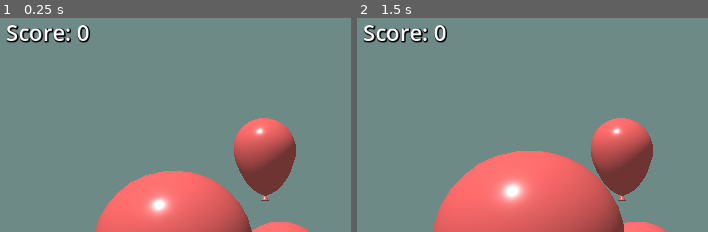
Above: before the commit, frames 1-2 (left to right).
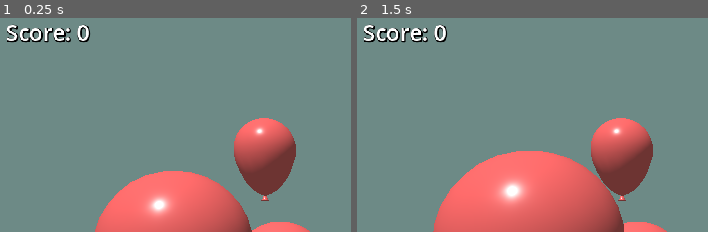
Above: after the commit, the same moments.

Repository: tarasoffM/godot_mini_projects
Game: Godot game, scene res://Balloon Popper/balloon_popper.tscn
Same seed, same stepped clock (60 frames per second), same inputs: the game is played once before the commit and once after it.
Inputs (mouse positions are % of the whole screen's width and height, from its top left):
- Up to frame 1 (0.25 s): no input
- Up to frame 2 (1.5 s): tap Enter at 0.5 s; move the mouse to (79, 42) at 0.52 s; click (79, 42) at 0.67 s; tap Space at 1.25 s; move the mouse to (31, 53) at 1.27 s; click (31, 53) at 1.42 s
The pictures show only the part of the screen within x 0-50%, y 0-50%; the shares and areas given below are measured in that part.

The runs differ from the first frame. In frame 1, 0.4% of the frame differs, in the area x 1-26%, y 3-12%; in frame 2, 0.4%.

Commit message:
completed physics game

Diff:
--- /dev/null
+++ b/Physics/Physics.tscn
@@ -0,0 +1,278 @@
+[gd_scene load_steps=5 format=3 uid="uid://ffobqgqw4ktw"]
+
+[ext_resource type="Texture2D" uid="uid://buirb18mqbjb7" path="res://Physics/PhysicsCharacter.png" id="1_8qjul"]
+[ext_resource type="Script" uid="uid://cmmeuaov6531h" path="res://Physics/physics_player.gd" id="1_ry666"]
+[ext_resource type="PackedScene" uid="uid://b8pka4jgqfe6r" path="res://Physics/crate.tscn" id="3_eghp1"]
+
+[sub_resource type="RectangleShape2D" id="RectangleShape2D_ry666"]
+size = Vector2(18, 18)
+
+[node name="Main" type="Node2D"]
+
+[node name="Player" type="RigidBody2D" parent="."]
+mass = 5.0
+gravity_scale = 0.0
+linear_damp = 1.0
+script = ExtResource("1_ry666")
+
+[node name="Sprite" type="Sprite2D" parent="Player"]
+texture = ExtResource("1_8qjul")
+
+[node name="CollisionShape2D" type="CollisionShape2D" parent="Player"]
+shape = SubResource("RectangleShape2D_ry666")
+
+[node name="Camera2D" type="Camera2D" parent="."]
+zoom = Vector2(2.5, 2.5)
+
+[node name="Crate" parent="." instance=ExtResource("3_eghp1")]
+position = Vector2(-28, 8)
+
+[node name="Crate2" parent="." instance=ExtResource("3_eghp1")]
+position = Vector2(-34, 30)
+
+[node name="Crate3" parent="." instance=ExtResource("3_eghp1")]
+position = Vector2(-103, 71)
+
+[node name="Crate4" parent="." instance=ExtResource("3_eghp1")]
+position = Vector2(-82, 44)
+
+[node name="Crate5" parent="." instance=ExtResource("3_eghp1")]
+position = Vector2(-107, 20)
+
+[node name="Crate6" parent="." instance=ExtResource("3_eghp1")]
+position = Vector2(-100, -18)
+
+[node name="Crate7" parent="." instance=ExtResource("3_eghp1")]
+position = Vector2(-71, -37)
+
+[node name="Crate8" parent="." instance=ExtResource("3_eghp1")]
+position = Vector2(-41, -48)
+
+[node name="Crate9" parent="." instance=ExtResource("3_eghp1")]
+position = Vector2(-45, -18)
+
+[node name="Crate10" parent="." instance=ExtResource("3_eghp1")]
+position = Vector2(-65, 10)
+
+[node name="Crate11" parent="." instance=ExtResource("3_eghp1")]
+position = Vector2(-135, -6)
+
+[node name="Crate12" parent="." instance=ExtResource("3_eghp1")]
+position = Vector2(-136, -67)
+
+[node name="Crate13" parent="." instance=ExtResource("3_eghp1")]
+position = Vector2(-107, -66)
+
+[node name="Crate14" parent="." instance=ExtResource("3_eghp1")]
+position = Vector2(-71, -79)
+
+[node name="Crate15" parent="." instance=ExtResource("3_eghp1")]
+position = Vector2(-35, -81)
+
+[node name="Crate16" parent="." instance=ExtResource("3_eghp1")]
+position = Vector2(-6, -78)
+
+[node name="Crate17" parent="." instance=ExtResource("3_eghp1")]
+position = Vector2(-1, -56)
+
+[node name="Crate18" parent="." instance=ExtResource("3_eghp1")]
+position = Vector2(1, -34)
+
+[node name="Crate19" parent="." instance=ExtResource("3_eghp1")]
+position = Vector2(30, -38)
+
+[node name="Crate20" parent="." instance=ExtResource("3_eghp1")]
+position = Vector2(22, -60)
+
+[node name="Crate21" parent="." instance=ExtResource("3_eghp1")]
+position = Vector2(30, -84)
+
+[node name="Crate22" parent="." instance=ExtResource("3_eghp1")]
+position = Vector2(55, -86)
+
+[node name="Crate23" parent="." instance=ExtResource("3_eghp1")]
+position = Vector2(53, -61)
+
+[node name="Crate24" parent="." instance=ExtResource("3_eghp1")]
+position = Vector2(60, -37)
+
+[node name="Crate25" parent="." instance=ExtResource("3_eghp1")]
+position = Vector2(35, -9)
+
+[node name="Crate26" parent="." instance=ExtResource("3_eghp1")]
+position = Vector2(41, 29)
+
+[node name="Crate27" parent="." instance=ExtResource("3_eghp1")]
+position = Vector2(68, 13)
+
+[node name="Crate28" parent="." instance=ExtResource("3_eghp1")]
+position = Vector2(81, -14)
+
+[node name="Crate29" parent="." instance=ExtResource("3_eghp1")]
+position = Vector2(89, -43)
+
+[node name="Crate30" parent="." instance=ExtResource("3_eghp1")]
+position = Vector2(87, -70)
+
+[node name="Crate31" parent="." instance=ExtResource("3_eghp1")]
+position = Vector2(84, -97)
+
+[node name="Crate32" parent="." instance=ExtResource("3_eghp1")]
+position = Vector2(112, -97)
+rotation = 0.825945
+
+[node name="Crate33" parent="." instance=ExtResource("3_eghp1")]
+position = Vector2(118, -69)
+rotation = 0.825945
+
+[node name="Crate34" parent="." instance=ExtResource("3_eghp1")]
+position = Vector2(120, -39)
+rotation = 0.825945
+
+[node name="Crate35" parent="." instance=ExtResource("3_eghp1")]
+position = Vector2(119, -8.00001)
+rotation = 0.825945
+
+[node name="Crate36" parent="." instance=ExtResource("3_eghp1")]
+position = Vector2(141, 21)
+rotation = 0.825945
+
+[node name="Crate37" parent="." instance=ExtResource("3_eghp1")]
+position = Vector2(105, 16)
+rotation = 0.825945
+
+[node name="Crate38" parent="." instance=ExtResource("3_eghp1")]
+position = Vector2(86, 35)
+rotation = 0.825945
+
+[node name="Crate39" parent="." instance=ExtResource("3_eghp1")]
+position = Vector2(48, 63)
+rotation = 0.825945
+
+[node name="Crate40" parent="." instance=ExtResource("3_eghp1")]
+position = Vector2(13, 31)
+rotation = 0.273147
+
+[node name="Crate41" parent="." instance=ExtResource("3_eghp1")]
+position = Vector2(12, 63)
+rotation = 0.273147
+
+[node name="Crate42" parent="." instance=ExtResource("3_eghp1")]
+position = Vector2(-9, 52)
+rotation = 0.273147
+
+[node name="Crate43" parent="." instance=ExtResource("3_eghp1")]
+position = Vector2(-44, 54)
+rotation = 0.273147
+
+[node name="Crate44" parent="." instance=ExtResource("3_eghp1")]
+position = Vector2(-19, 78)
+rotation = 0.273147
+
+[node name="Crate45" parent="." instance=ExtResource("3_eghp1")]
+position = Vector2(-65, 83)
+rotation = 0.273147
+
+[node name="Crate46" parent="." instance=ExtResource("3_eghp1")]
+position = Vector2(10, 91)
+rotation = 0.273147
+
+[node name="Crate47" parent="." instance=ExtResource("3_eghp1")]
+position = Vector2(50, 93)
+rotation = 0.273147
+
+[node name="Crate48" parent="." instance=ExtResource("3_eghp1")]
+position = Vector2(82, 73)
+rotation = 0.273147
+
+[node name="Crate49" parent="." instance=ExtResource("3_eghp1")]
+position = Vector2(109, 58)
+rotation = 0.273147
+
+[node name="Crate50" parent="." instance=ExtResource("3_eghp1")]
+position = Vector2(146, 54)
+rotation = 0.273147
+
+[node name="Crate51" parent="." instance=ExtResource("3_eghp1")]
+position = Vector2(120, 89)
+rotation = 0.273147
+
+[node name="Crate52" parent="." instance=ExtResource("3_eghp1")]
+position = Vector2(85, 107)
+rotation = 0.273147
+
+[node name="Crate53" parent="." instance=ExtResource("3_eghp1")]
+position = Vector2(-37, 106)
+rotation = 0.273147
+
+[node name="Crate54" parent="." instance=ExtResource("3_eghp1")]
+position = Vector2(-109, 106)
+rotation = 0.273147
+
+[node name="Crate55" parent="." instance=ExtResource("3_eghp1")]
+position = Vector2(-130, 66)
+rotation = 0.273147
+
+[node name="Crate56" parent="." instance=ExtResource("3_eghp1")]
+position = Vector2(-156, 33)
+rotation = 0.273147
+
+[node name="Crate57" parent="." instance=ExtResource("3_eghp1")]
+position = Vector2(-165, -30)
+rotation = 0.273147
+
+[node name="Crate58" parent="." instance=ExtResource("3_eghp1")]
+position = Vector2(-178, -60)
+rotation = 0.273147
+
+[node name="Crate59" parent="." instance=ExtResource("3_eghp1")]
+position = Vector2(-156, -98)
+rotation = 0.273147
+
+[node name="Crate60" parent="." instance=ExtResource("3_eghp1")]
+position = Vector2(-112, -97)
+rotation = 0.273147
+
+[node name="Crate61" parent="." instance=ExtResource("3_eghp1")]
+position = Vector2(-67, -108)
+rotation = 0.273147
+
+[node name="Crate62" parent="." instance=ExtResource("3_eghp1")]
+position = Vector2(-26, -110)
+rotation = 0.273147
+
+[node name="Crate63" parent="." instance=ExtResource("3_eghp1")]
+position = Vector2(18, -112)
+rotation = 0.273147
+
+[node name="Crate64" parent="." instance=ExtResource("3_eghp1")]
+position = Vector2(50, -118)
+rotation = 0.273147
+
+[node name="Crate65" parent="." instance=ExtResource("3_eghp1")]
+position = Vector2(149, -99)
+rotation = -1.43706
+
+[node name="Crate66" parent="." instance=ExtResource("3_eghp1")]
+position = Vector2(155, -68)
+rotation = -1.43706
+
+[node name="Crate67" parent="." instance=ExtResource("3_eghp1")]
+position = Vector2(160, -35)
+rotation = -1.43706
+
+[node name="Crate68" parent="." instance=ExtResource("3_eghp1")]
+position = Vector2(167, -8)
+rotation = -1.43706
+
+[node name="Crate69" parent="." instance=ExtResource("3_eghp1")]
+position = Vector2(178, 26)
+rotation = -2.25938
+
+[node name="Crate70" parent="." instance=ExtResource("3_eghp1")]
+position = Vector2(179, 74)
+rotation = -2.25938
+
+[node name="Crate71" parent="." instance=ExtResource("3_eghp1")]
+position = Vector2(153, 93)
+rotation = -2.25938
--- /dev/null
+++ b/Physics/crate.tscn
@@ -0,0 +1,16 @@
+[gd_scene load_steps=3 format=3 uid="uid://b8pka4jgqfe6r"]
+
+[ext_resource type="Texture2D" uid="uid://viwyy5vuw67w" path="res://Physics/Crate.png" id="1_4enw2"]
+
+[sub_resource type="RectangleShape2D" id="RectangleShape2D_fjonf"]
+size = Vector2(18, 18)
+
+[node name="Crate" type="RigidBody2D"]
+gravity_scale = 0.0
+linear_damp = 3.0
+
+[node name="Sprite" type="Sprite2D" parent="."]
+texture = ExtResource("1_4enw2")
+
+[node name="CollisionShape2D" type="CollisionShape2D" parent="."]
+shape = SubResource("RectangleShape2D_fjonf")
--- /dev/null
+++ b/Physics/physics_player.gd
@@ -0,0 +1,14 @@
+extends RigidBody2D
+
+var hit_force : float = 50.0
+
+func _process(delta):
+	if Input.is_mouse_button_pressed(MOUSE_BUTTON_LEFT):
+		# get mouse position
+		var mouse_pos = get_global_mouse_position()
+
+		# get mouse direction
+		var dir = global_position.direction_to(mouse_pos)
+
+		# apply the force
+		apply_impulse(dir * hit_force)
--- a/project.godot
+++ b/project.godot
@@ -14,3 +14,8 @@
 run/main_scene="uid://eio7ja5lf8ja"
 config/features=PackedStringArray("4.4", "Forward Plus")
 config/icon="res://icon.svg"
+
+[rendering]
+
+textures/canvas_textures/default_texture_filter=0
+environment/defaults/default_clear_color=Color(0.19, 0.12882, 0.1026, 1)
Binary file added: Physics/Crate.png
Not shown, added: Physics/Crate.png.import
Binary file added: Physics/PhysicsCharacter.png
Not shown, added: Physics/PhysicsCharacter.png.import
Not shown, added: Physics/physics_player.gd.uid
